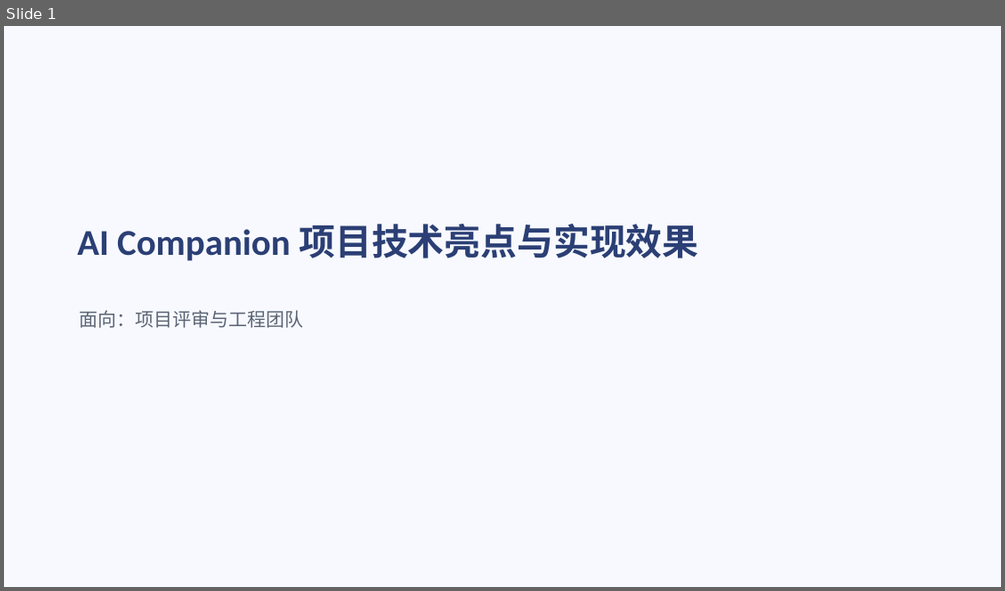
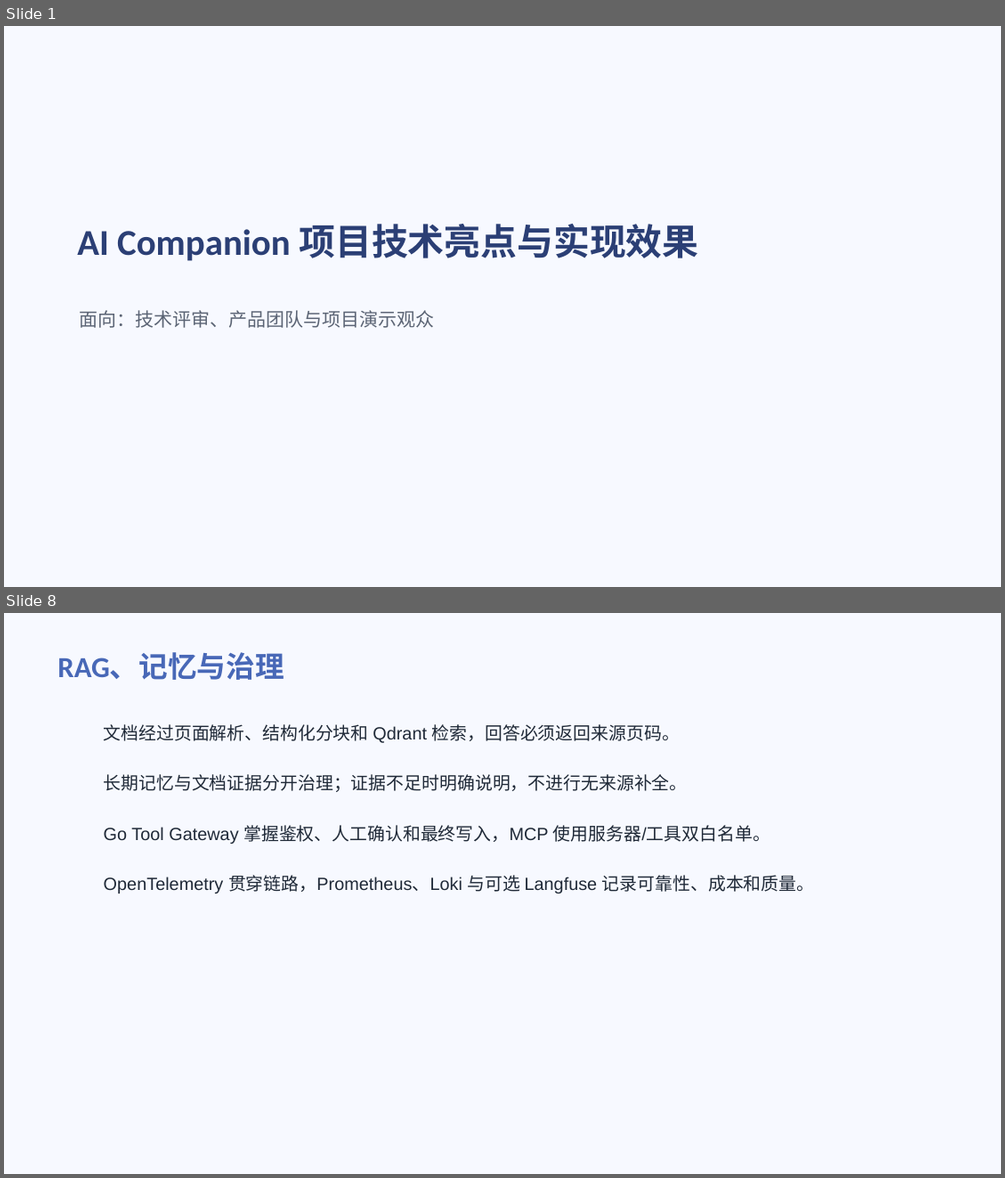
Before and after one commit to bamboo-ye/ai-companion, a slide deck: docs/demo/ai-companion-overview.pptx. Shown one above the other, each under a label of ours: slide 1 before the commit, slides 1 and 8 after it; the slides between them are not shown. The pictures are 1005x591 and 1005x1178 pixels, drawn with LibreOffice and Linux fonts; fonts in the diff are those of the drawing. Boxes give left, top, right and bottom in pixels: in the first picture for what was removed or moved away, otherwise in the second. Text is boxed around its words. In the diff, an @@ line names an element or a change of style, - is before the commit and + after.

```diff
--- a/docs/demo/ai-companion-overview.pptx
+++ b/docs/demo/ai-companion-overview.pptx
@@ slide 8 added at box(4, 613, 1001, 1174), background #F7F9FF @@
@@ title added at box(57, 654, 283, 680), 28 pt, text #4868B7, bold @@
+RAG、记忆与治理
@@ text added at box(104, 724, 680, 743), 17 pt, text #1F2937 @@
+文档经过页面解析、结构化分块和 Qdrant 检索，回答必须返回来源页码。
@@ text added at box(104, 774, 688, 792), 17 pt, text #1F2937 @@
+长期记忆与文档证据分开治理；证据不足时明确说明，不进行无来源补全。
@@ text added at box(104, 825, 770, 844), 17 pt, text #1F2937 @@
+Go Tool Gateway 掌握鉴权、人工确认和最终写入，MCP 使用服务器/工具双白名单。
@@ text added at box(104, 875, 814, 893), 17 pt, text #1F2937 @@
+OpenTelemetry 贯穿链路，Prometheus、Loki 与可选 Langfuse 记录可靠性、成本和质量。
@@ slide 1 changed as well @@
@@ subtitle at box(80, 310, 435, 328): text changed @@
-面向：项目评审与工程团队
+面向：技术评审、产品团队与项目演示观众
```
Also in this commit, not shown: 6 other slides added, 6 slides removed, 11 other files.
